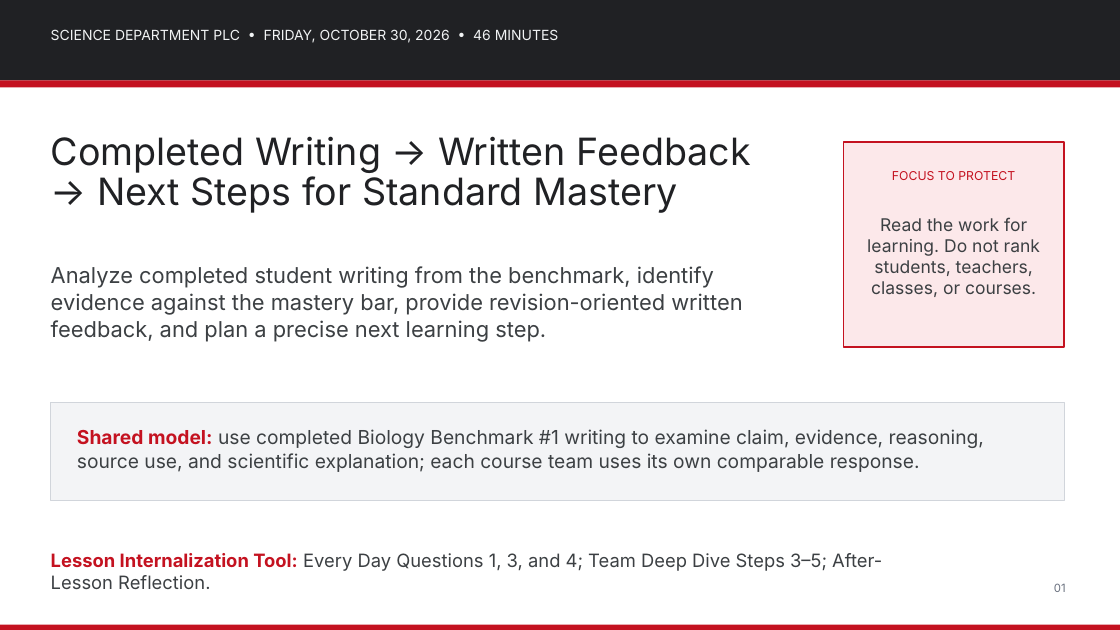
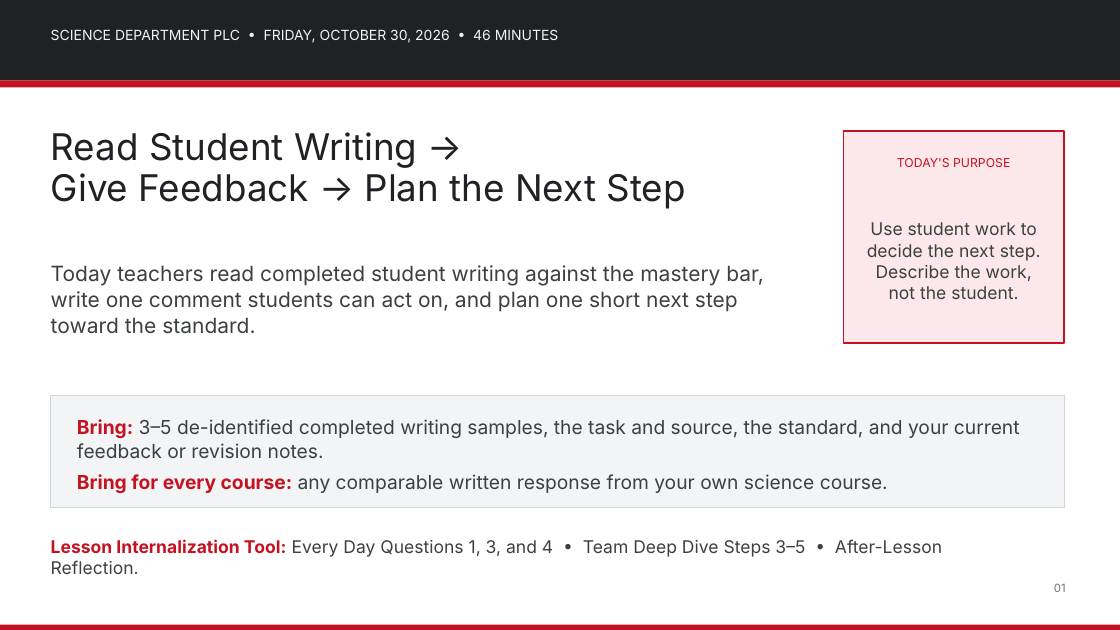
Before and after one commit to nbhs-science/nbhs-science, a slide deck: slide 1 of assets/plc/2026-10-30_Lesson_Internalization_Use_Student_Work_to_Adjust_Next_Learning_Experience.pptx. Drawn at 1120x630 pixels with LibreOffice and Linux fonts; fonts in the diff are those of the drawing. Boxes give left, top, right and bottom in pixels: in the first picture for what was removed or moved away, otherwise in the second. Text is boxed around its words. In the diff, an @@ line names an element or a change of style, - is before the commit and + after.

Commit message:
Simplify October 30 student-work PLC materials
Replace the Friday agenda and editable deck with a clear four-step routine: set the bar, read student writing, write feedback, and plan the next step.

```diff
--- a/assets/plc/2026-10-30_Lesson_Internalization_Use_Student_Work_to_Adjust_Next_Learning_Experience.pptx
+++ b/assets/plc/2026-10-30_Lesson_Internalization_Use_Student_Work_to_Adjust_Next_Learning_Experience.pptx
@@ text at (51,132,685,209): text changed; size 43 to 42 pt @@
-Completed Writing → Written Feedback
-→ Next Steps for Standard Mastery
+Read Student Writing →
+Give Feedback → Plan the Next Step
@@ rectangle: place and size @@
-rectangle at (843,142,1064,347)
+rectangle at (843,131,1064,343)
@@ text at (897,158,1010,167): text changed @@
-FOCUS TO PROTECT
+TODAY'S PURPOSE
@@ text at (867,222,1041,299): text changed @@
-Read the work for learning. Do not rank students, teachers, classes, or courses.
+Use student work to decide the next step. Describe the work, not the student.
@@ text at (51,265,763,334): text changed; size 25 to 24 pt @@
-Analyze completed student writing from the benchmark, identify evidence against the mastery bar, provide revision-oriented written feedback, and plan a precise next learning step.
+Today teachers read completed student writing against the mastery bar, write one comment students can act on, and plan one short next step toward the standard.
@@ rectangle: place and size @@
-rectangle at (51,403,1064,501)
+rectangle at (51,396,1064,508)
@@ text at (77,419,1020,493): text changed @@
-Shared model: use completed Biology Benchmark #1 writing to examine claim, evidence, reasoning, source use, and scientific explanation; each course team uses its own comparable response.
+Bring: 3–5 de-identified completed writing samples, the task and source, the standard, and your current feedback or revision notes.
+Bring for every course: any comparable written response from your own science course.
@@ text at (51,539,942,574): text changed; size 21 to 20 pt @@
-Lesson Internalization Tool: Every Day Questions 1, 3, and 4; Team Deep Dive Steps 3–5; After-Lesson Reflection.
+Lesson Internalization Tool: Every Day Questions 1, 3, and 4 • Team Deep Dive Steps 3–5 • After-Lesson Reflection.
```
Also in this commit, not shown: 5 other slides changed, 1 slide added, 1 slide removed, 1 other file.
